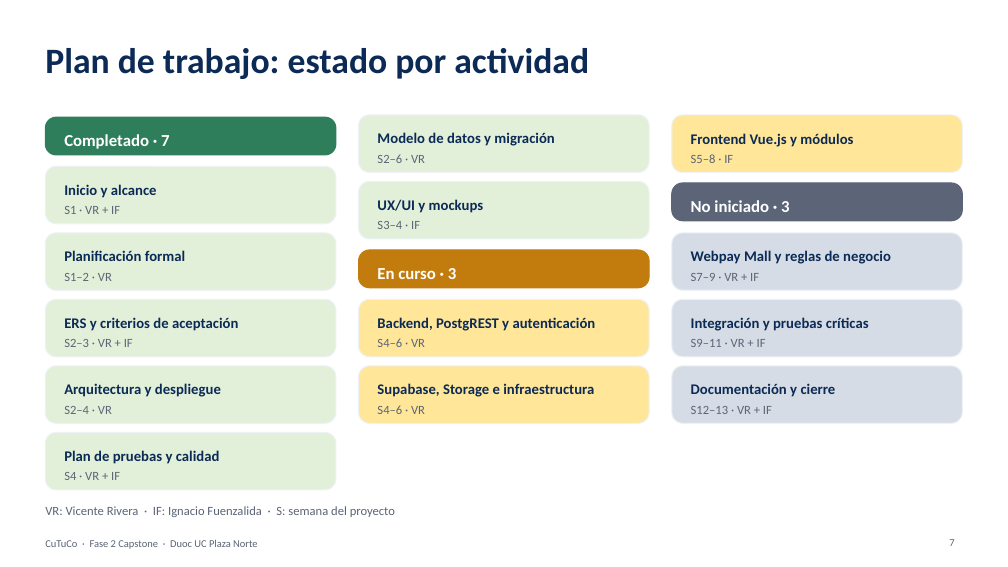
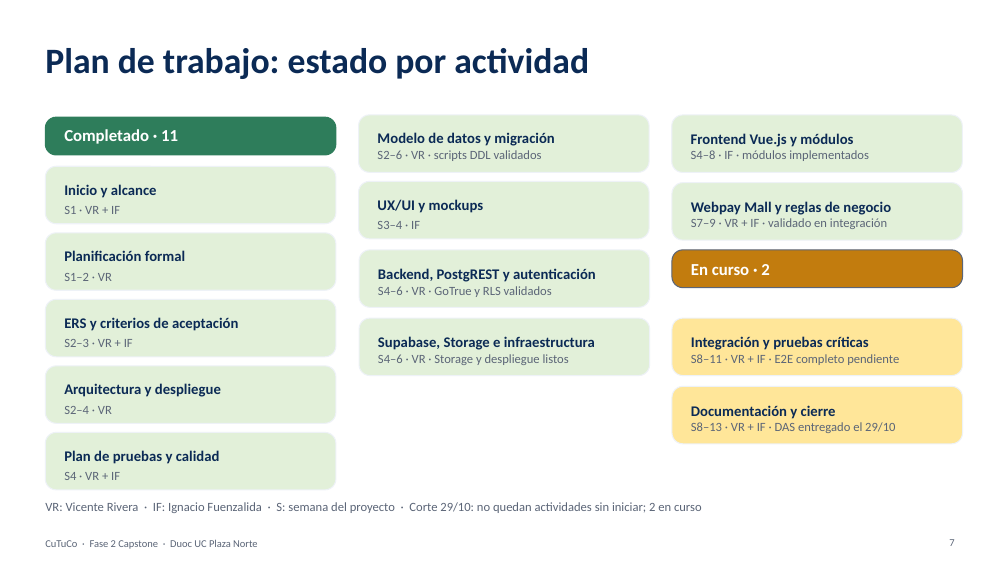
Before and after one commit to VichRo2005/cultiva_tu_compra, a slide deck: slide 7 of Fase 2/Evidencias Proyecto/Presentación Proyecto/CuTuCo Fase2.pptx. Drawn at 1008x567 pixels with LibreOffice and Linux fonts; fonts in the diff are those of the drawing; background and template pictures are left out. Boxes give left, top, right and bottom in pixels: in the first picture for what was removed or moved away, otherwise in the second. Text is boxed around its words. In the diff, an @@ line names an element or a change of style, - is before the commit and + after.

```diff
--- a/Fase 2/Evidencias Proyecto/Presentación Proyecto/CuTuCo Fase2.pptx
+++ b/Fase 2/Evidencias Proyecto/Presentación Proyecto/CuTuCo Fase2.pptx
@@ text at box(64, 129, 178, 144): text changed @@
-Completado · 7
+Completado · 11
@@ text at box(377, 150, 542, 161): text changed @@
-S2–6 · VR
+S2–6 · VR · scripts DDL validados
@@ text at box(691, 150, 869, 161): text changed @@
-S5–8 · IF
+S4–8 · IF · módulos implementados
@@ 3 rounded rectangles, 2 texts: place and size @@
-3 rounded rectangles, 2 texts at box(358, 233, 963, 423)
+3 rounded rectangles, 2 texts at box(359, 183, 963, 376)
@@ rounded rectangle at box(672, 183, 963, 240): fill #D6DCE5 to #E2F0D9 @@
@@ text at box(691, 218, 887, 229): text changed @@
-S7–9 · VR + IF
+S7–9 · VR + IF · validado en integración
@@ rounded rectangle removed at box(358, 250, 649, 288) @@
@@ fill #FFE699 to #E2F0D9 in 3 elements at box(672, 115, 963, 172), box(359, 318, 650, 376), box(359, 250, 650, 308) @@
@@ text removed at box(377, 268, 456, 279) @@
-En curso · 3
@@ rounded rectangle: place and size @@
-rounded rectangle at box(672, 183, 963, 221)
+rounded rectangle at box(672, 250, 963, 288)
@@ rounded rectangle at box(672, 250, 963, 288): fill #5B6577 to #C27C0E @@
@@ text at box(691, 264, 769, 275): text changed @@
-No iniciado · 3
+En curso · 2
@@ text at box(378, 286, 552, 297): text changed @@
-S4–6 · VR
+S4–6 · VR · GoTrue y RLS validados
@@ text "Supabase, Storage e infraestructura": place and size @@
-text "Supabase, Storage e infraestructura" at box(377, 383, 594, 397)
+text "Supabase, Storage e infraestructura" at box(378, 336, 595, 350)
@@ rounded rectangle at box(672, 318, 963, 376): fill #D6DCE5 to #FFE699 @@
@@ text at box(378, 354, 569, 365): text changed @@
-S4–6 · VR
+S4–6 · VR · Storage y despliegue listos
@@ text at box(691, 354, 899, 365): text changed @@
-S9–11 · VR + IF
+S8–11 · VR + IF · E2E completo pendiente
@@ 2 texts, 2 rounded rectangles: place and size @@
-2 texts, 2 rounded rectangles at box(672, 299, 963, 423)
+2 texts, 2 rounded rectangles at box(672, 318, 963, 444)
@@ rounded rectangle at box(672, 386, 963, 444): fill #D6DCE5 to #FFE699 @@
@@ text at box(691, 422, 895, 433): text changed @@
-S12–13 · VR + IF
+S8–13 · VR + IF · DAS entregado el 29/10
@@ text at box(45, 502, 702, 513): text changed @@
-VR: Vicente Rivera · IF: Ignacio Fuenzalida · S: semana del proyecto
+VR: Vicente Rivera · IF: Ignacio Fuenzalida · S: semana del proyecto · Corte 29/10: no quedan actividades sin iniciar; 2 en curso
```
Also in this commit, not shown: 17 other slides changed, 12 other files.
